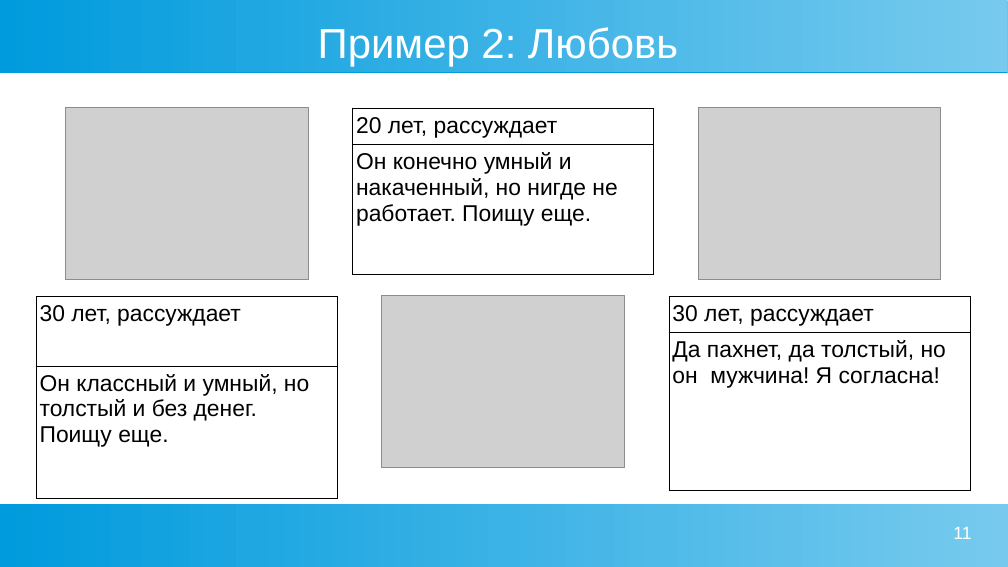
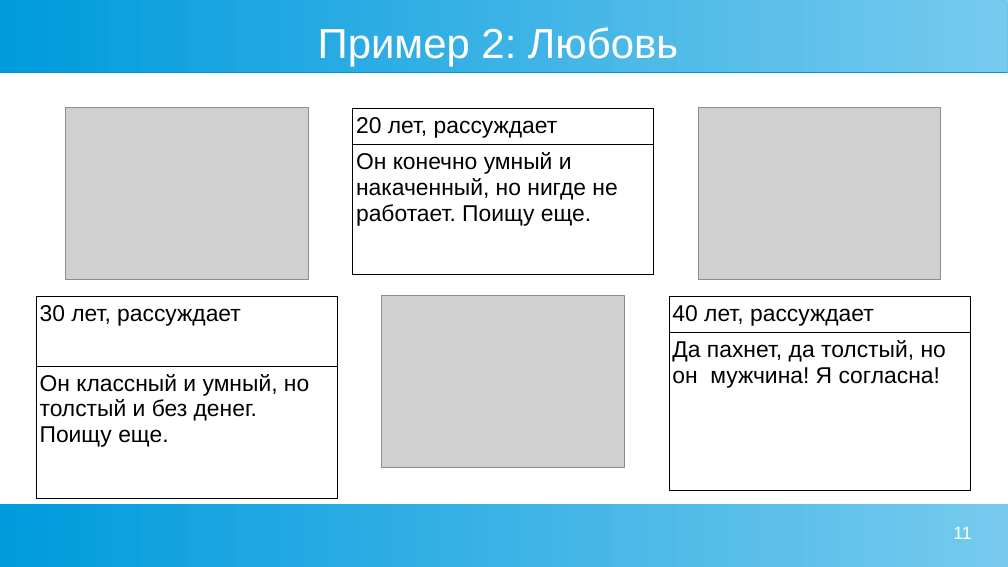
Before and after one commit to Chularev/articles, a slide deck: slide 11 of Psychology/2. гомеостаз и мотивация.odp. Drawn at 1008x567 pixels with LibreOffice and Linux fonts; fonts in the diff are those of the drawing; grey boxes stand for pictures. Boxes give left, top, right and bottom in pixels: in the first picture for what was removed or moved away, otherwise in the second. Text is boxed around its words. In the diff, an @@ line names an element or a change of style, - is before the commit and + after.

Commit message:
tmp

```diff
--- a/Psychology/2. гомеостаз и мотивация.odp
+++ b/Psychology/2. гомеостаз и мотивация.odp
@@ table at [670,296,971,489] @@
-row 1, column 1: 30 лет, рассуждает
+row 1, column 1: 40 лет, рассуждает
```
